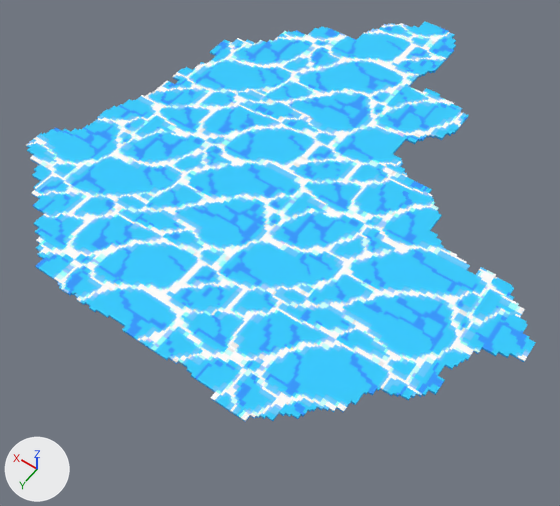
Two versions of the FBX model models/pond.fbx, one commit apart.
Rendered twice from a camera (50 mm lens) standing at (-3.45, 4.76, 6.29) and looking at (-0.12, 0.1, -1.03). Every picture has the same lights, and +X, +Y and +Z are marked at lower left. The older version comes first.

In view in the first picture: 'pond'.
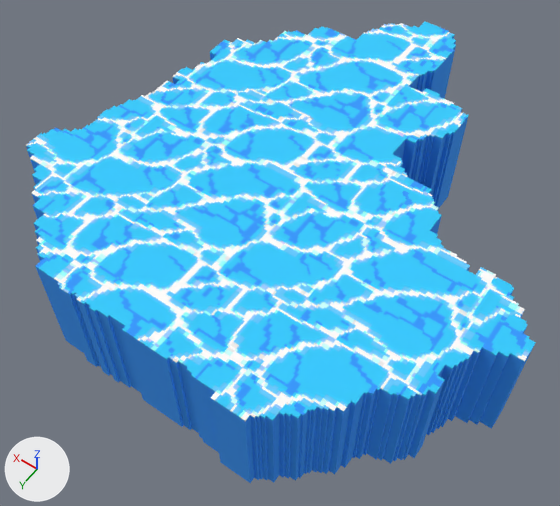
Location of each change, [x1, y1, x2, y2] in pixels of the pictures (560 x 506 px; the box of a moved part takes in the faces that stretch with it):
```json
{"object": "pond", "change": "reshaped", "before": [26, 22, 536, 422], "after": [26, 22, 536, 483], "on screen": "15% taller"}
{"part": 1, "of": "me_pond", "change": "moved or reshaped", "before": [26, 51, 534, 422], "after": [26, 37, 534, 483]}
```

Scene script edits in JSON lines:
```json
{"block": "me_pond", "where": "# used by ob_pond; location = (0.0, 0.0, 0.0)"}
{"op": "remove", "block": "me_pond", "code": "me_pond.from_pydata(...)  # 9073 vertices, 18142 faces; spans x -3.18..2.68, y -3.53..2.47, z 0.0..0.03"}
{"op": "add", "block": "me_pond", "code": "me_pond.from_pydata(...)  # 9073 vertices, 18142 faces; spans x -3.18..2.68, y -3.53..2.47, z -1.4..0.03"}
{"block": "me_pond", "change": "me_pond part 1: all 322 vertices in x -3.18..2.68, y -3.53..2.47, z 0.0 are moved by (0.0, 0.0, -1.4)"}
```
